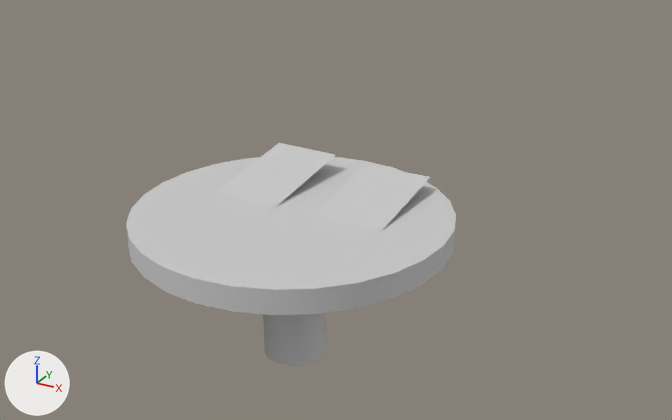
The FBX model Assets/Asset/Lab/Contents/Fbx/02/03.FBX: old version first, new version second.
Before and after are seen from a 50 mm lens placed at (-0.044, -0.583, 0.125), pointed at (-0.181, -0.333, 0.0). Arrows for +X, +Y and +Z are at lower left; the lights stay in place. Where no turn or scale is listed for an object, it has been applied to the vertices.
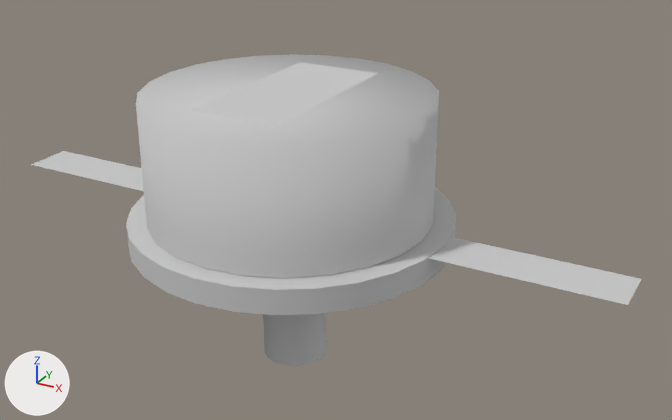
Boxes [x1, y1, x2, y2] around the edits, measured in the pictures (672 x 420 px):
```json
{"object": "Holder04", "change": "added", "after": [136, 54, 439, 278], "faces in mat_tools (its picture is missing)": [136, 54, 439, 278], "faces in mat_03___default (light grey #cacaca)": [192, 62, 378, 126]}
{"object": "CarbonTape-003", "change": "added", "after": [31, 151, 641, 305]}
{"object": "Object009", "change": "unchanged, covered by the edit", "before": [312, 165, 430, 231]}
{"object": "Object010", "change": "unchanged, covered by the edit", "before": [216, 143, 335, 207]}
```

The change, as JSON lines over the scene's bpy script:
```json
{"op": "add", "block": "mat_tools", "code": ["mat_tools = principled_material('Tools')", "mat_tools.base_color = (0.588, 0.588, 0.588)  # light grey #cacaca", "mat_tools.roughness = 0.859"]}
{"op": "add", "block": "mat_03___default", "code": ["mat_03___default = principled_material('03 - Default')", "mat_03___default.base_color = (0.588, 0.588, 0.588)  # light grey #cacaca", "mat_03___default.roughness = 0.859"]}
{"op": "add", "block": "me_mesh_1", "code": ["me_mesh_1 = bpy.data.meshes.new('Mesh')", "me_mesh_1.from_pydata(...)  # a 24-sided cylinder along z spanning x -0.0473..0.0473, y -0.0473..0.0473, z 0.0..0.0411, material slot 1; a box spanning x -0.0154..0.0151, y -0.0299..0.0329, z 0.0095..0.0411, material slot 0", "me_mesh_1.materials.append(mat_03___default)  # light grey #cacaca", "me_mesh_1.materials.append(mat_tools)  # its picture is missing"]}
{"op": "add", "block": "me_mesh_004", "code": ["me_mesh_004 = bpy.data.meshes.new('Mesh.004')", "me_mesh_004.from_pydata(...)  # 147 vertices, 96 faces; spans x -0.109..0.112, y 0.0..0.017, z -0.059", "me_mesh_004.materials.append(mat_tools1)  # its picture is missing"]}
{"op": "add", "block": "ob_holder04", "code": ["ob_holder04 = bpy.data.objects.new('Holder04', me_mesh_1)", "ob_holder04.location = (-0.1932, -0.3424, 0.0002)"]}
{"op": "add", "block": "ob_carbontape_003", "code": ["ob_carbontape_003 = bpy.data.objects.new('CarbonTape-003', me_mesh_004)", "ob_carbontape_003.location = (-0.1931, -0.3511, 0.059)"]}
```
